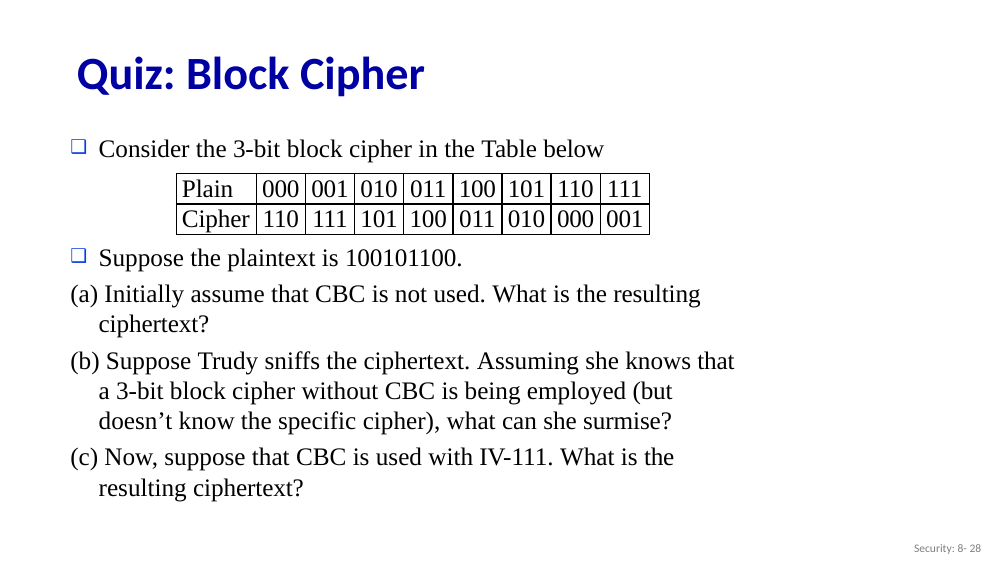
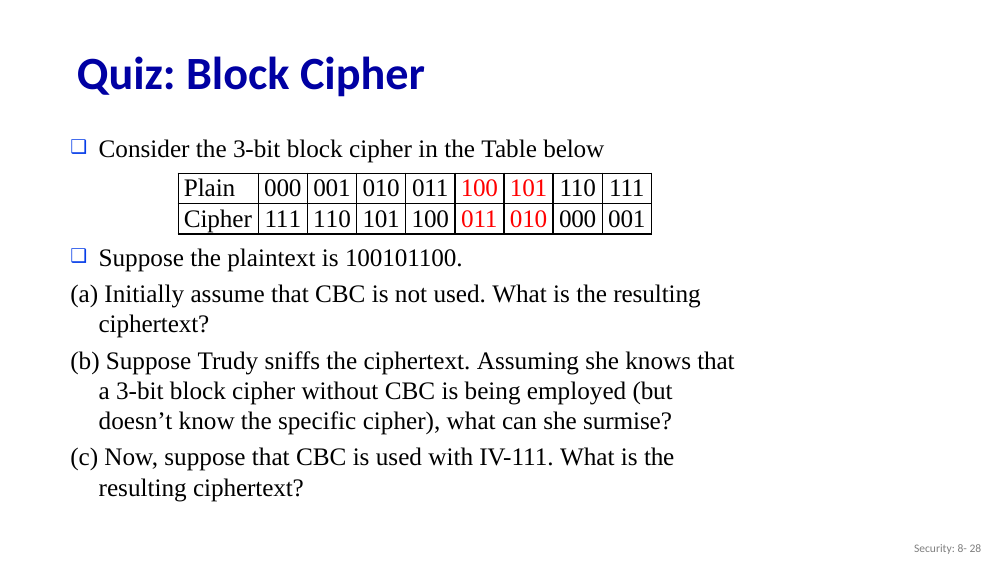
Before and after one commit to guhofstra/CSC175, a slide deck: slide 28 of PPTs/8.1 Cryptography.pptx. Drawn at 1008x567 pixels with LibreOffice and Linux fonts; fonts in the diff are those of the drawing. Boxes give left, top, right and bottom in pixels: in the first picture for what was removed or moved away, otherwise in the second. Text is boxed around its words. In the diff, an @@ line names an element or a change of style, - is before the commit and + after.

```diff
--- a/PPTs/8.1 Cryptography.pptx
+++ b/PPTs/8.1 Cryptography.pptx
@@ table at [178, 173, 652, 237] @@
-row 2, column 2: 110
+row 2, column 2: 111
-row 2, column 3: 111
+row 2, column 3: 110
@@ text colour #000000 to #FF0000 in "100", "101", "011", "010" @@
```
Also in this commit, not shown: 10 other files.
